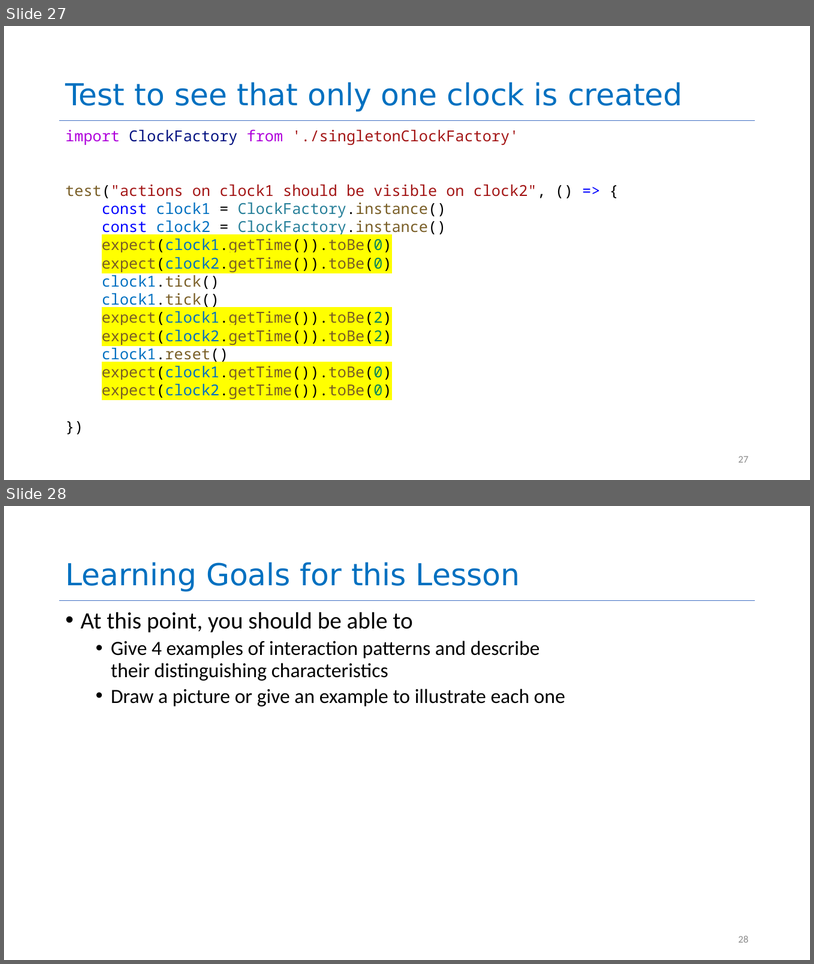
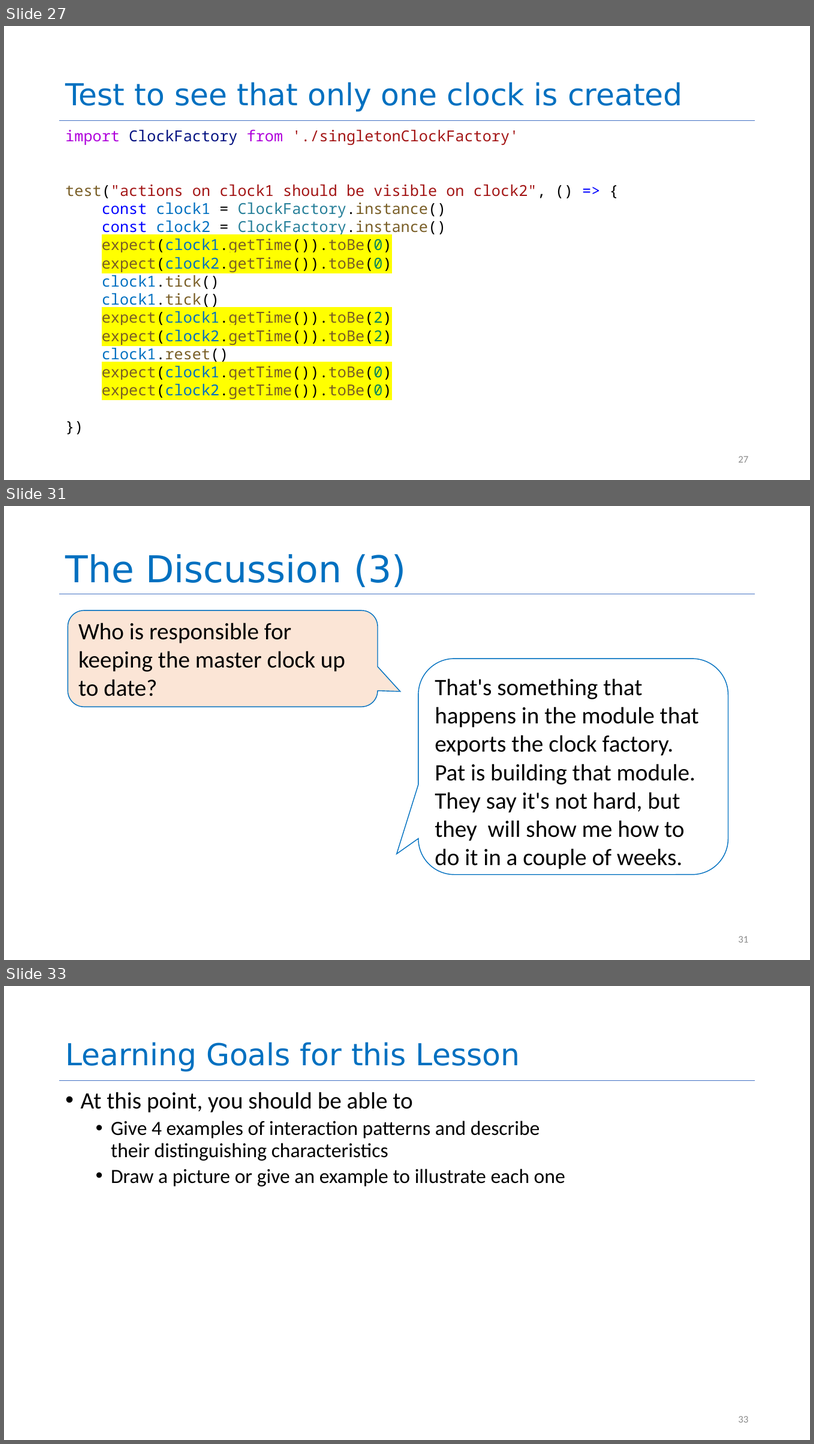
Before and after one commit to neu-se/CS4530-Spring-2022, a slide deck: Slides/Lesson 2.3 The Interaction Scale.pptx. Shown one above the other, each under a label of ours: slides 27 and 28 before the commit, slides 27, 31 and 33 after it; the slides between them are not shown. The pictures are 814x964 and 814x1444 pixels, drawn with LibreOffice and Linux fonts; fonts in the diff are those of the drawing. Boxes give left, top, right and bottom in pixels: in the first picture for what was removed or moved away, otherwise in the second. Text is boxed around its words. In the diff, an @@ line names an element or a change of style, - is before the commit and + after.

```diff
--- a/Slides/Lesson 2.3 The Interaction Scale.pptx
+++ b/Slides/Lesson 2.3 The Interaction Scale.pptx
@@ slide 31 added at <box>4,506,810,960</box>, background #FFFFFF @@
@@ title added at <box>65,554,406,587</box>, 44 pt, text #0070C0 @@
+The Discussion (3)
@@ line added from (60, 594) to (755, 594), #4472C4 0.5 pt @@
@@ rounded speech box added at <box>68,610,378,707</box>, fill #FBE5D6, outline #0070C0 1 pt, 28 pt, text #000000 @@
+Who is responsible for keeping the master clock up to date?
@@ rounded speech box added at <box>419,658,728,874</box>, fill #FFFFFF, outline #0070C0 1 pt, 28 pt, text #000000 @@
+That's something that happens in the module that exports the clock factory. Pat is building that module. They say it's not hard, but they will show me how to do it in a couple of weeks.
@@ page number added at <box>738,936,749,942</box>, 12 pt, text #8C8C8C @@
+31
@@ what was slide 28 is now slide 33 @@
@@ page number at <box>738,1416,749,1422</box>: text changed @@
-28
+33
```
Also in this commit, not shown: 4 other slides added.
